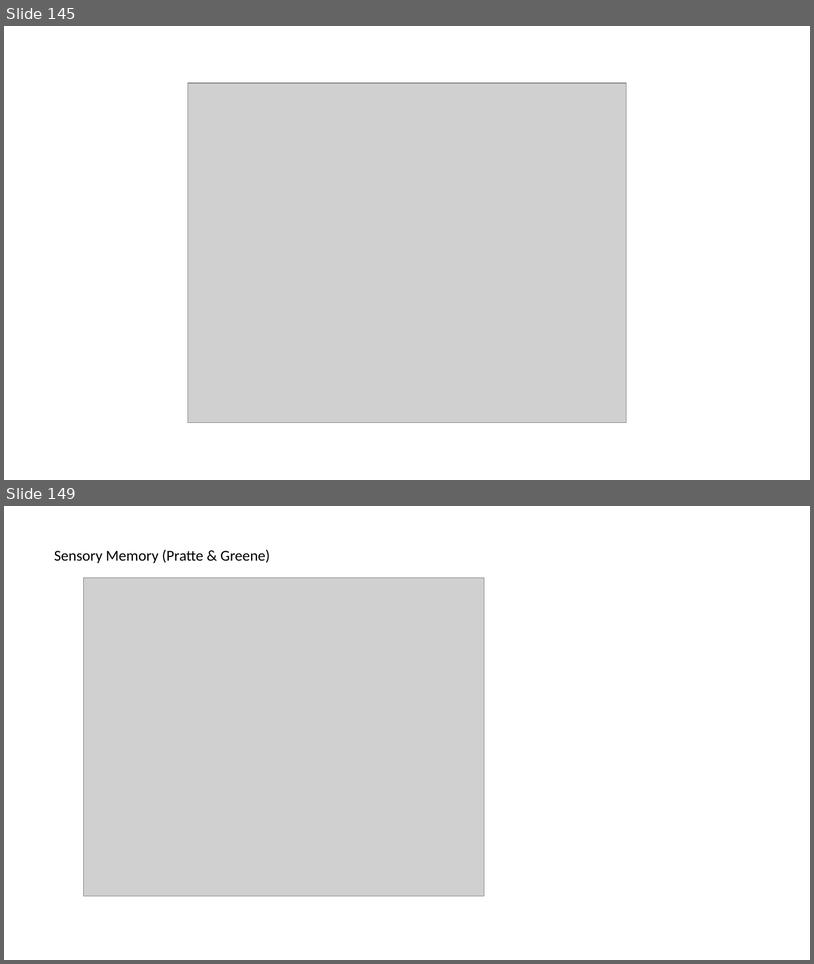
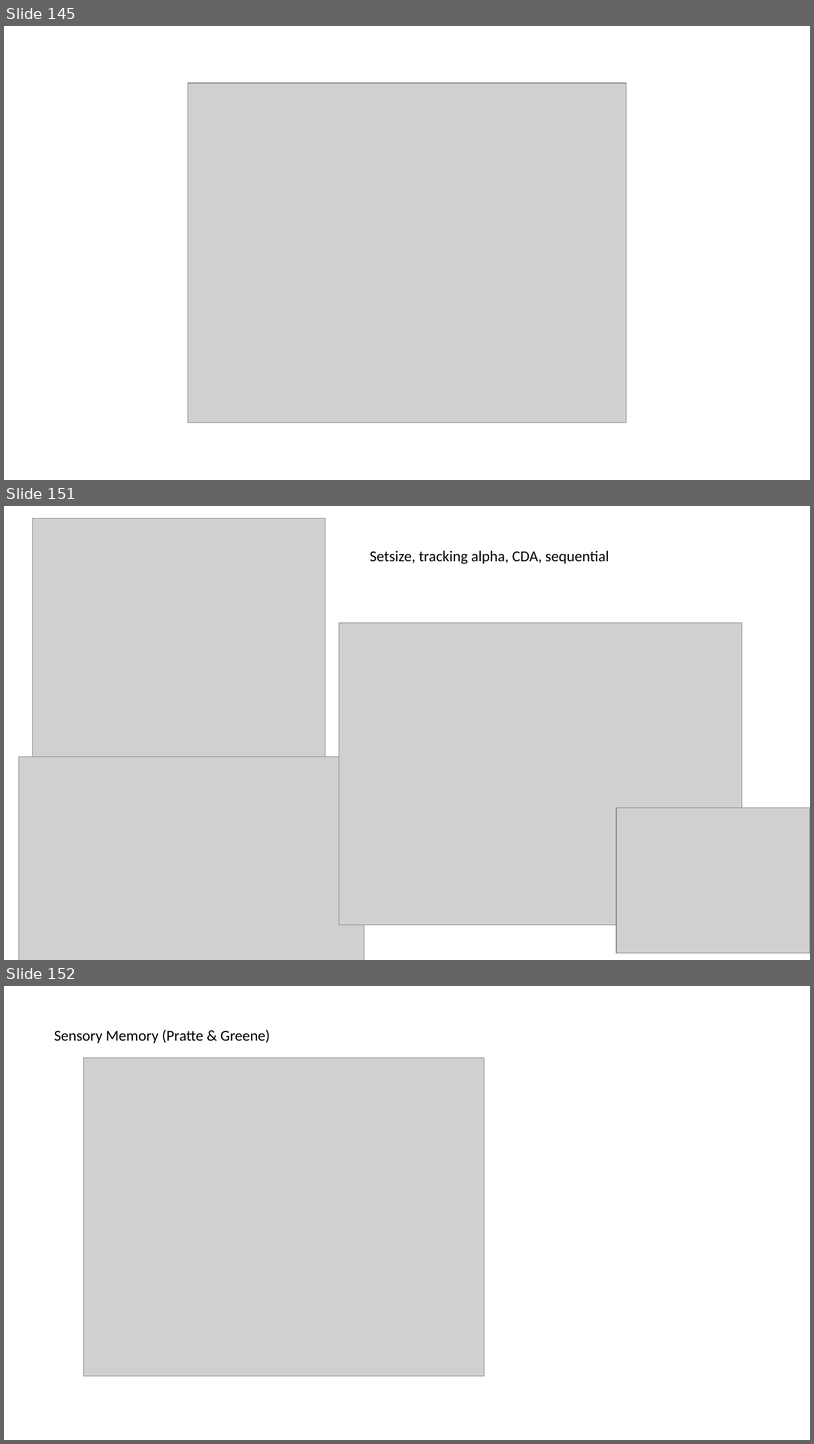
Before and after one commit to oberauer/IM.Simulation, a slide deck: IMSim.Mediated.Results.pptx. Shown one above the other, each under a label of ours: slides 145 and 149 before the commit, slides 145, 151 and 152 after it; the slides between them are not shown. The pictures are 814x964 and 814x1444 pixels, drawn with LibreOffice and Linux fonts; fonts in the diff are those of the drawing; grey boxes stand for pictures. Boxes give left, top, right and bottom in pixels: in the first picture for what was removed or moved away, otherwise in the second. Text is boxed around its words. In the diff, an @@ line names an element or a change of style, - is before the commit and + after.

```diff
--- a/IMSim.Mediated.Results.pptx
+++ b/IMSim.Mediated.Results.pptx
@@ slide 151 added at <box>4,506,810,960</box>, background #FFFFFF @@
@@ picture added at <box>32,518,325,756</box> @@
@@ text added at <box>370,550,609,564</box>, 18 pt, text #000000 @@
+Setsize, tracking alpha, CDA, sequential
@@ picture added at <box>339,623,743,925</box> @@
@@ picture added at <box>18,756,364,960</box> @@
@@ picture added at <box>617,807,810,952</box> @@
@@ what was slide 149 is now slide 152 @@
```
Also in this commit, not shown: 7 slides changed, 8 other slides added, 3 slides removed.
